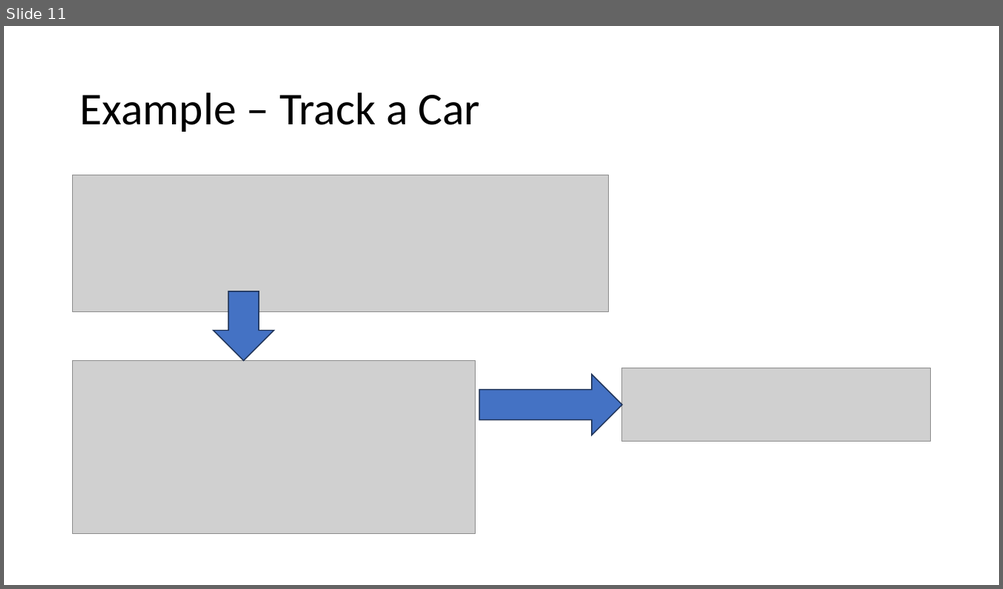
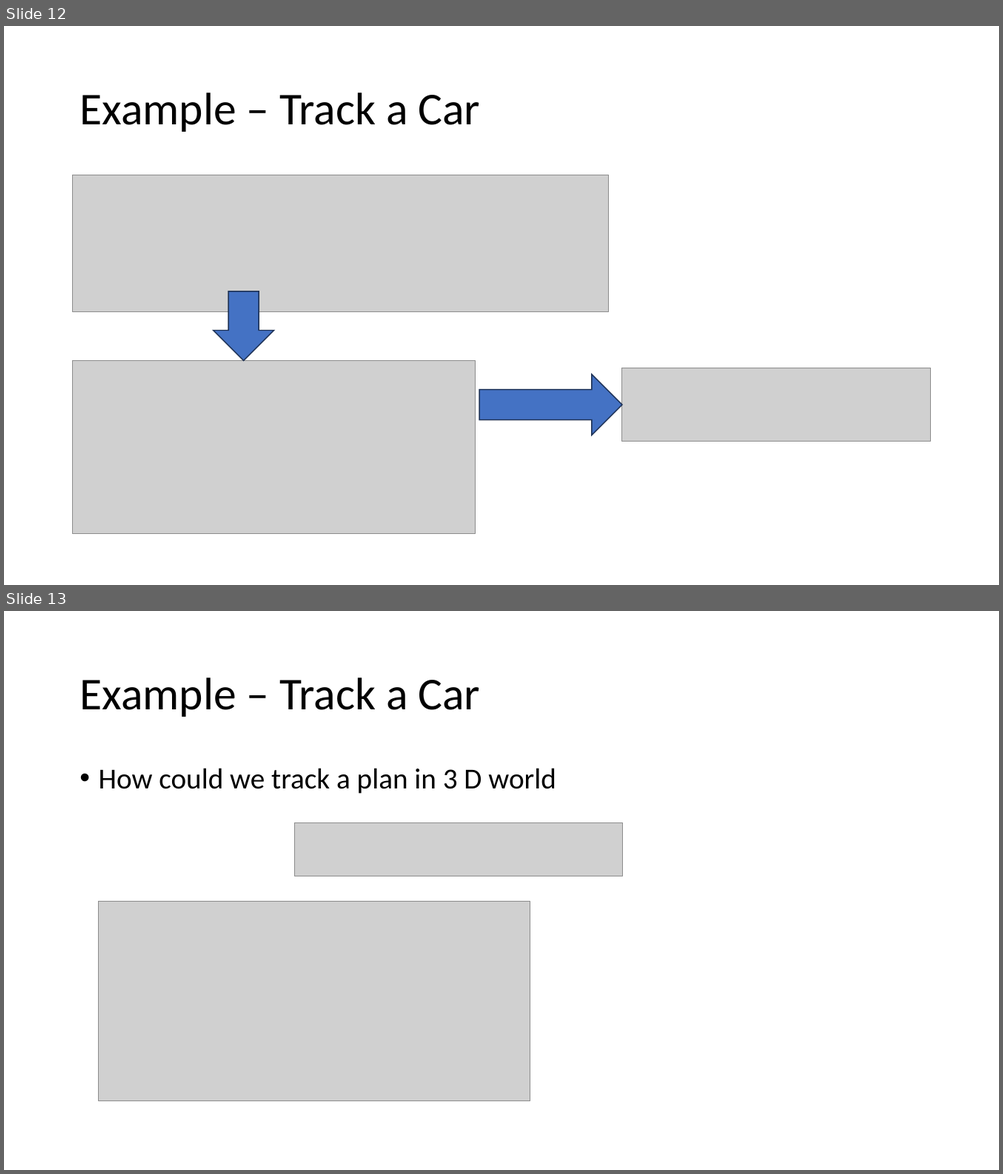
Before and after one commit to jet-w/jet-w.blog, a slide deck: src/.vuepress/public/data/unisa/AdvancedAnalytic1/project/Kalman Filter.pptx. Shown one above the other, each under a label of ours: slide 11 before the commit, slides 12 and 13 after it. The pictures are 1003x589 and 1003x1174 pixels, drawn with LibreOffice and Linux fonts; fonts in the diff are those of the drawing; grey boxes stand for pictures. Boxes give left, top, right and bottom in pixels: in the first picture for what was removed or moved away, otherwise in the second. Text is boxed around its words. In the diff, an @@ line names an element or a change of style, - is before the commit and + after.

```diff
--- a/src/.vuepress/public/data/unisa/AdvancedAnalytic1/project/Kalman Filter.pptx
+++ b/src/.vuepress/public/data/unisa/AdvancedAnalytic1/project/Kalman Filter.pptx
@@ slide 13 added at [4, 611, 999, 1170], background #FFFFFF @@
@@ title added at [79, 678, 481, 717], 44 pt, text #000000 @@
+Example – Track a Car
@@ text added at [99, 768, 555, 794], 28 pt, text #000000 @@
+• How could we track a plan in 3 D world
@@ picture added at [294, 823, 623, 877] @@
@@ picture added at [99, 902, 530, 1102] @@
@@ what was slide 11 is now slide 12 @@
```
Also in this commit, not shown: 4 slides changed, 2 other slides added, 1 other file.
